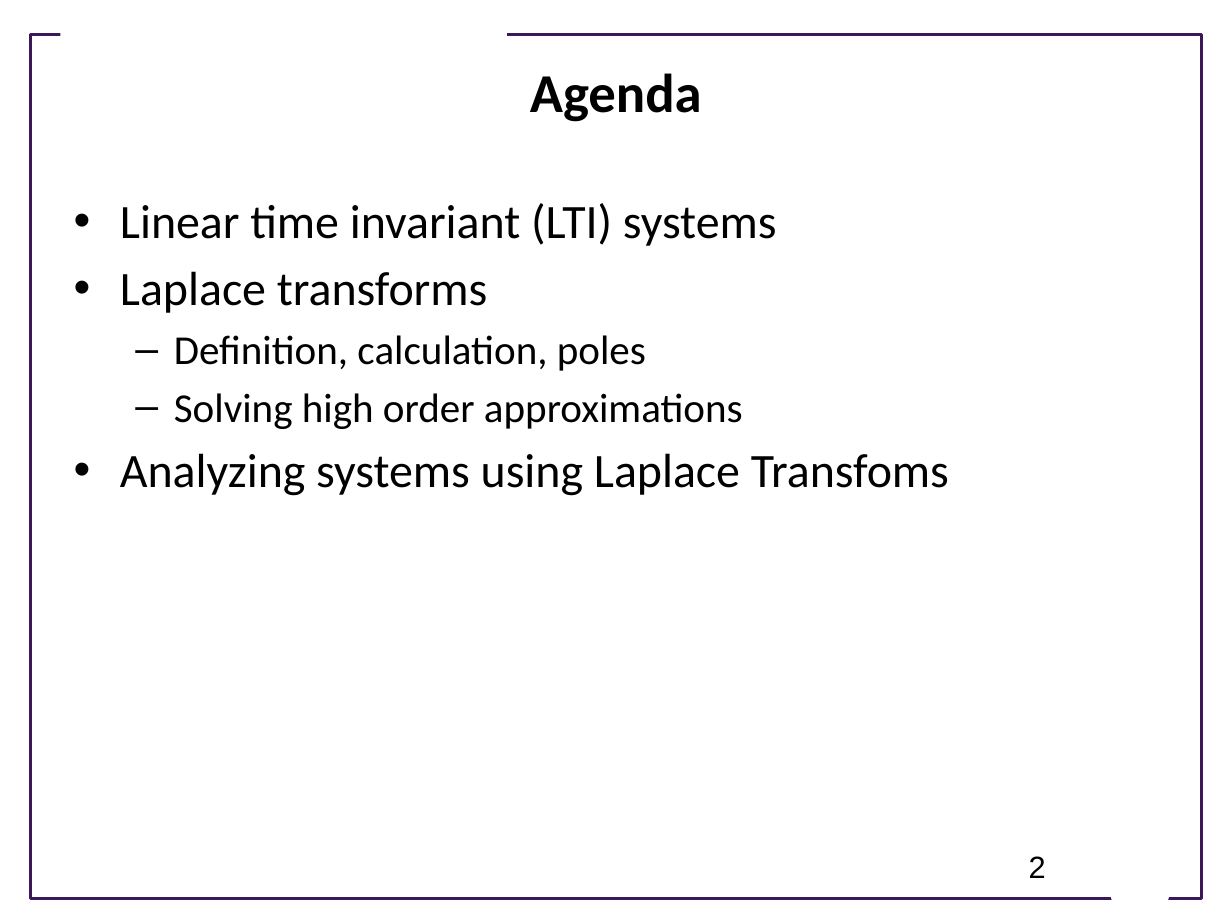
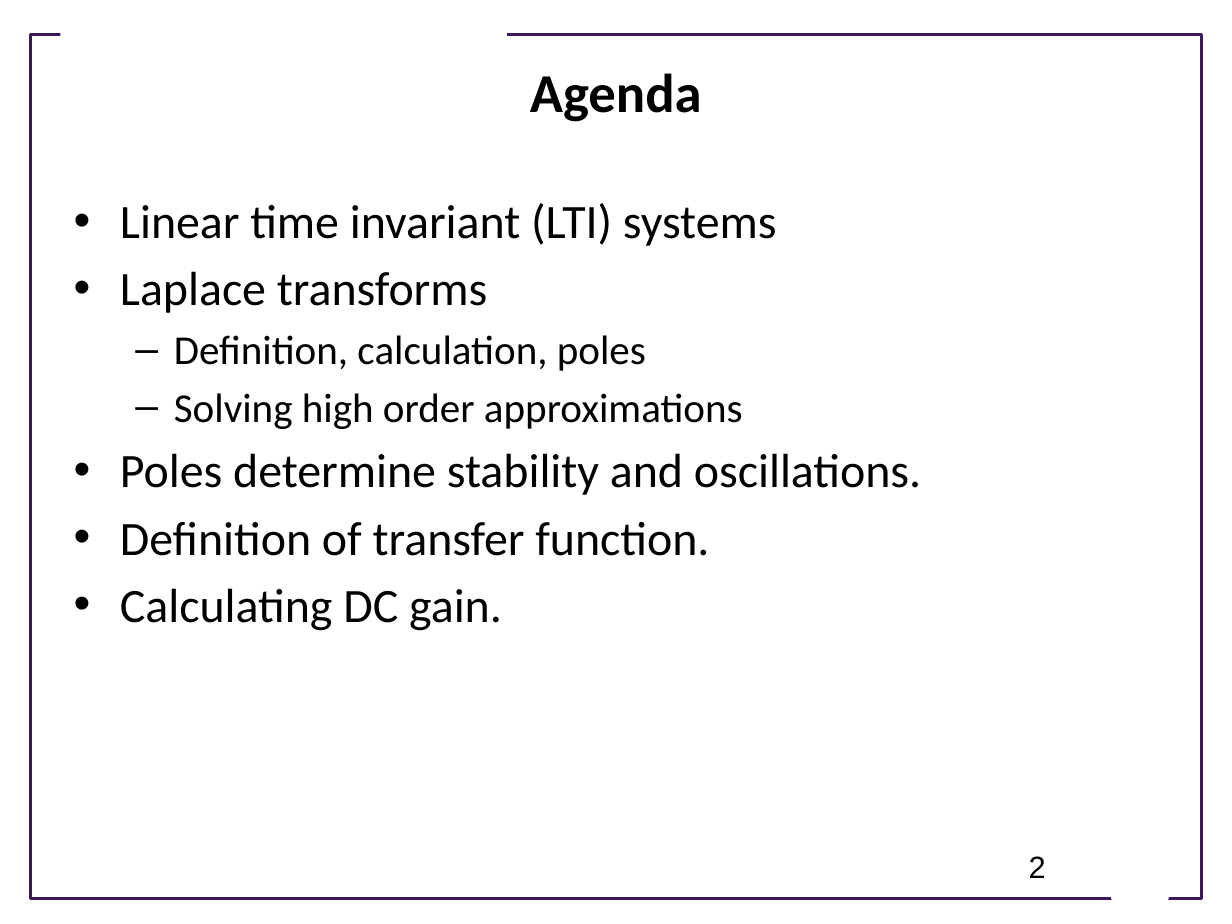
Before and after one commit to joseph-hellerstein/advanced-controls-lectures, a slide deck: slide 2 of classes/winter_2023/lectures/lecture_09-linear_time_invariant_systems/linear_time_invariant_systems.pptx. Drawn at 1232x924 pixels with LibreOffice and Linux fonts; fonts in the diff are those of the drawing; background and template pictures are left out. Boxes give left, top, right and bottom in pixels: in the first picture for what was removed or moved away, otherwise in the second. Text is boxed around its words. In the diff, an @@ line names an element or a change of style, - is before the commit and + after.

```diff
--- a/classes/winter_2023/lectures/lecture_09-linear_time_invariant_systems/linear_time_invariant_systems.pptx
+++ b/classes/winter_2023/lectures/lecture_09-linear_time_invariant_systems/linear_time_invariant_systems.pptx
@@ text at <box>120,453,921,631</box>: text changed @@
-• Analyzing systems using Laplace Transfoms
+• Poles determine stability and oscillations.
+• Definition of transfer function.
+• Calculating DC gain.
```
Also in this commit, not shown: 4 other slides changed.
